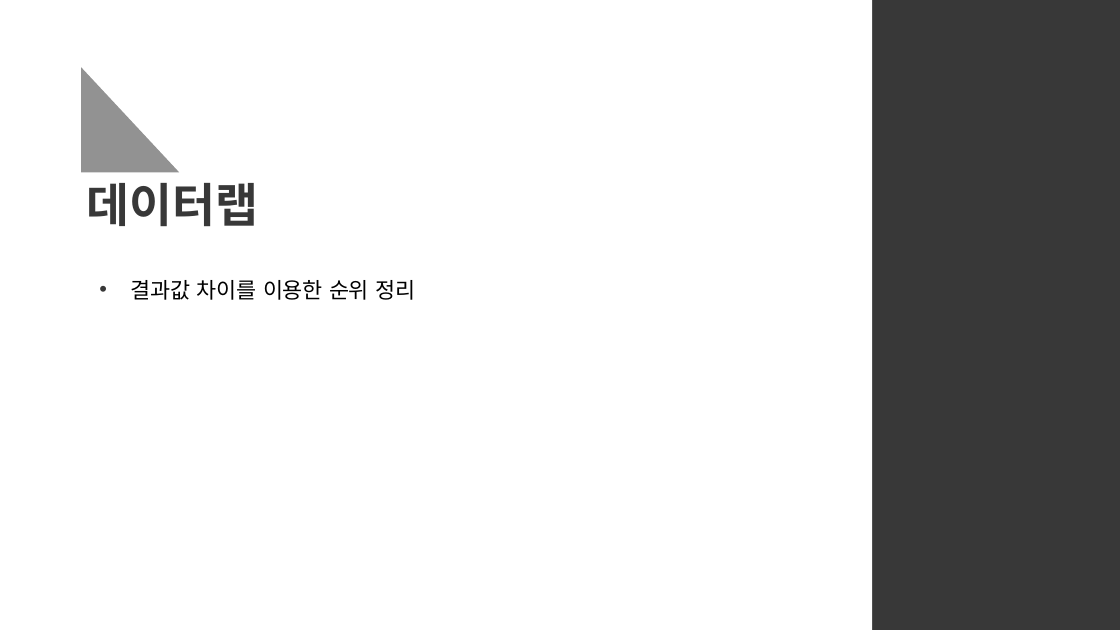
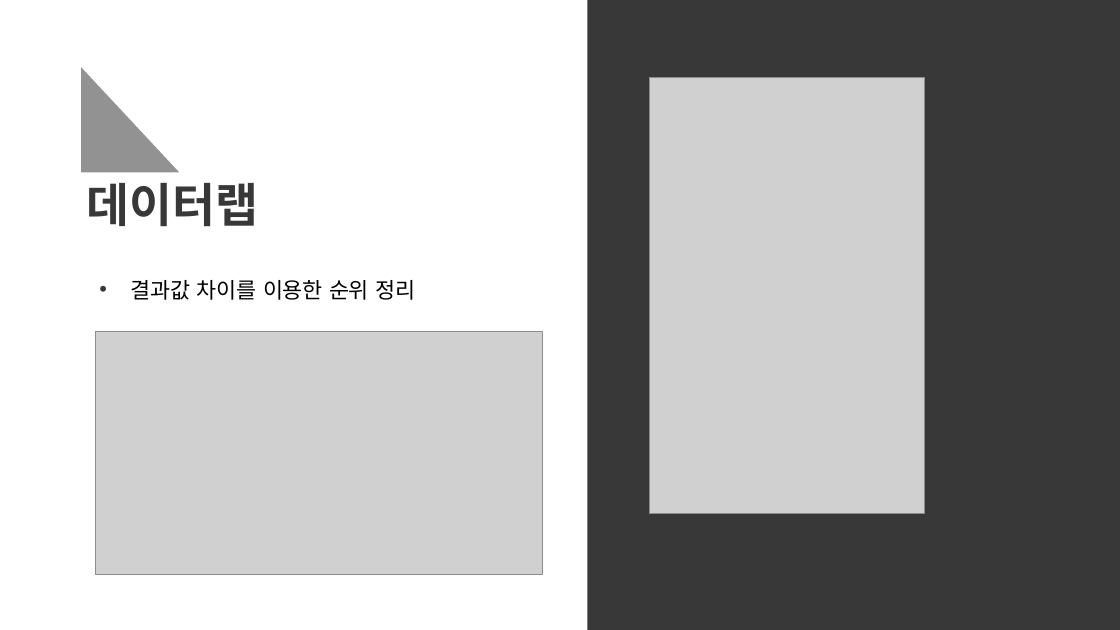
Before and after one commit to kd2675/Capstone1, a slide deck: slide 7 of 캡스톤 v6.0.pptx. Drawn at 1120x630 pixels with LibreOffice and Linux fonts; fonts in the diff are those of the drawing; grey boxes stand for pictures. Boxes give left, top, right and bottom in pixels: in the first picture for what was removed or moved away, otherwise in the second. Text is boxed around its words. In the diff, an @@ line names an element or a change of style, - is before the commit and + after.

```diff
--- a/캡스톤 v6.0.pptx
+++ b/캡스톤 v6.0.pptx
@@ rectangle removed at box(578, 0, 872, 630) @@
@@ picture added at box(650, 77, 925, 513) @@
@@ picture added at box(95, 332, 542, 575) @@
```
Also in this commit, not shown: 2 other slides changed, 1 other file.
